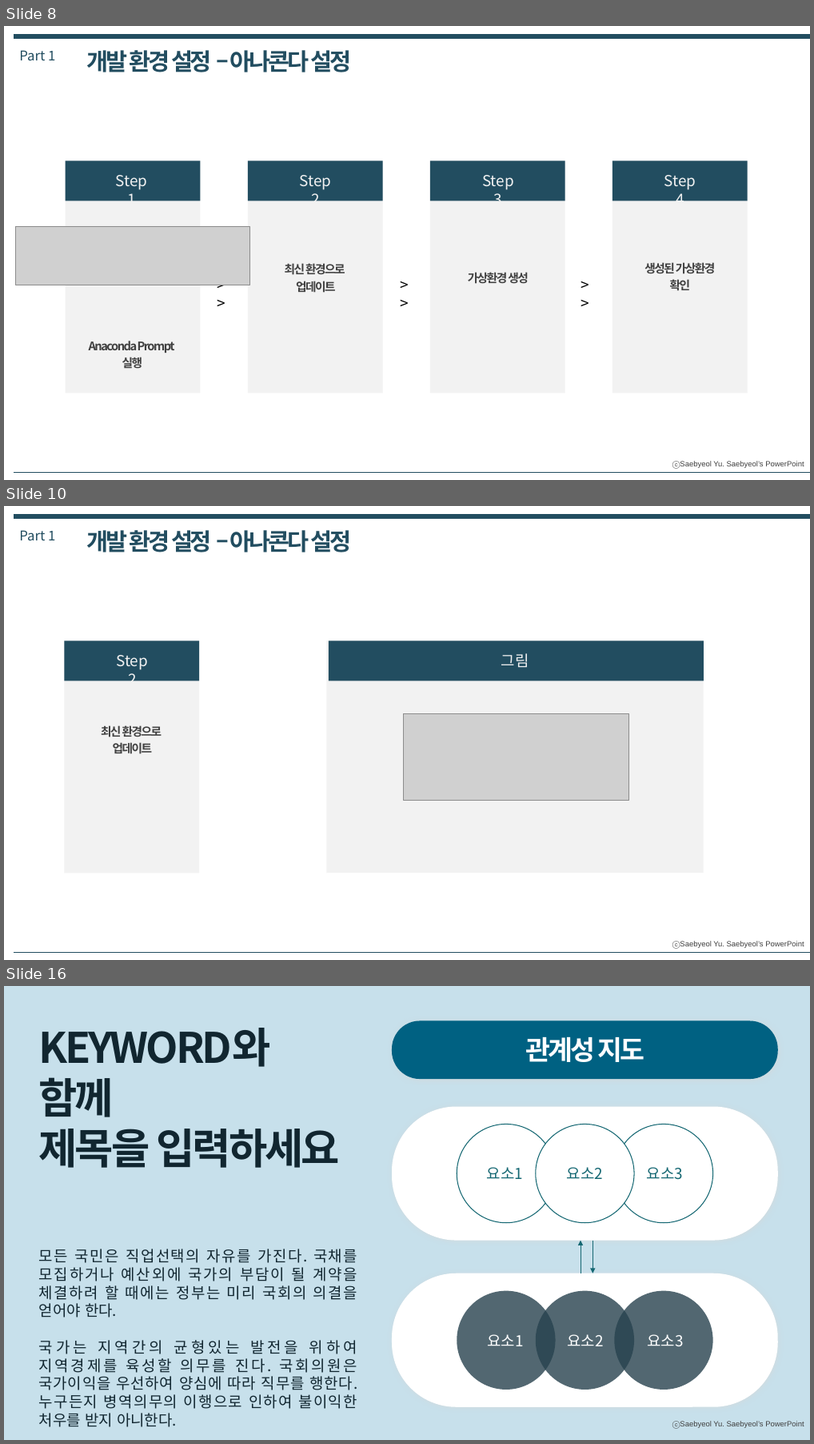
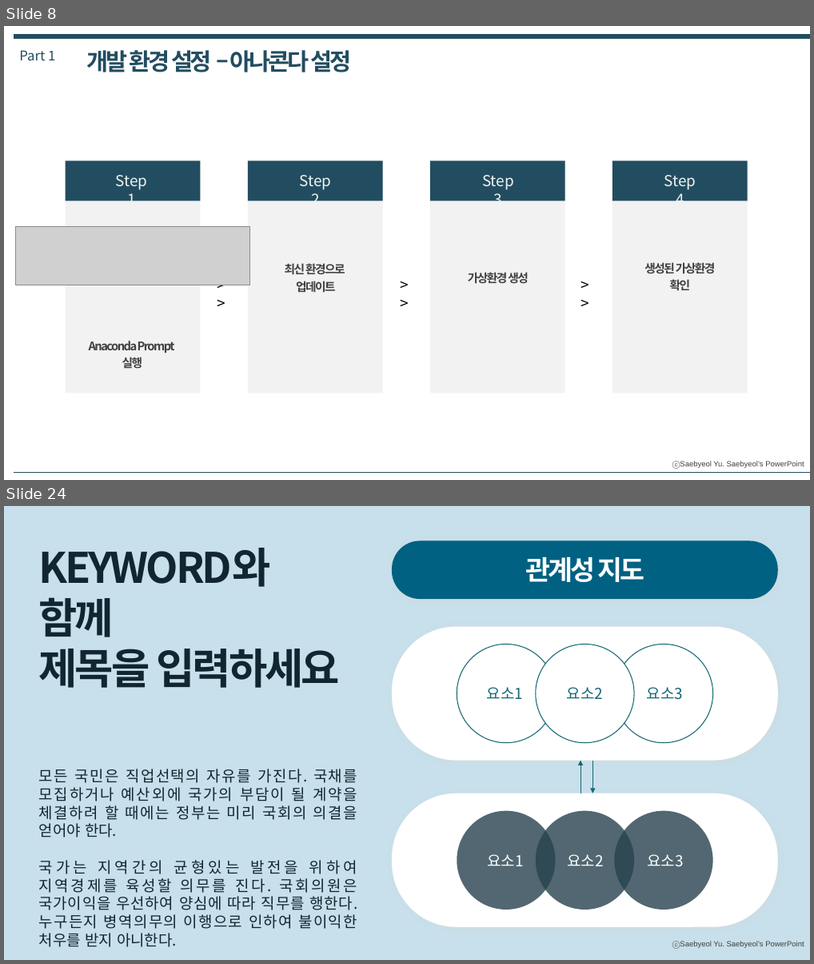
Before and after one commit to Busik-Kang/Busik-Kang.github.io, a slide deck: changwon/2022-2/datamining/발표 자료/(DataMining)20229350 강부식.pptx. Shown one above the other, each under a label of ours: slides 8, 10 and 16 before the commit, slides 8 and 24 after it; the slides between them are not shown. The pictures are 814x1444 and 814x964 pixels, drawn with LibreOffice and Linux fonts; fonts in the diff are those of the drawing; grey boxes stand for pictures. Boxes give left, top, right and bottom in pixels: in the first picture for what was removed or moved away, otherwise in the second. Text is boxed around its words. In the diff, an @@ line names an element or a change of style, - is before the commit and + after.

```diff
--- a/changwon/2022-2/datamining/발표 자료/(DataMining)20229350 강부식.pptx
+++ b/changwon/2022-2/datamining/발표 자료/(DataMining)20229350 강부식.pptx
@@ slide 10 removed at (x1=4, y1=506, x2=810, y2=960), background #FFFFFF; not listed: 1 template element that a slide beside it also shows @@
@@ line removed from (14, 517) to (810, 517) @@
@@ text removed at (x1=19, y1=530, x2=55, y2=540) @@
-Part 1
@@ text removed at (x1=87, y1=530, x2=351, y2=552) @@
-개발 환경 설정 – 아나콘다 설정
@@ rectangle removed at (x1=65, y1=641, x2=199, y2=873) @@
@@ rectangle removed at (x1=65, y1=641, x2=199, y2=681) @@
@@ rectangle removed at (x1=327, y1=640, x2=704, y2=872) @@
@@ rectangle removed at (x1=329, y1=641, x2=704, y2=681) @@
@@ text removed at (x1=116, y1=655, x2=148, y2=688) @@
-Step 2
@@ text removed at (x1=502, y1=653, x2=530, y2=668) @@
-그림
@@ picture removed at (x1=404, y1=714, x2=629, y2=800) @@
@@ text removed at (x1=101, y1=725, x2=162, y2=754) @@
-최신 환경으로
-업데이트
@@ line removed from (14, 952) to (810, 952) @@
@@ what was slide 16 is now slide 24 @@
```
Also in this commit, not shown: 1 slide changed, 12 slides added, 3 other slides removed, 7 other files.
